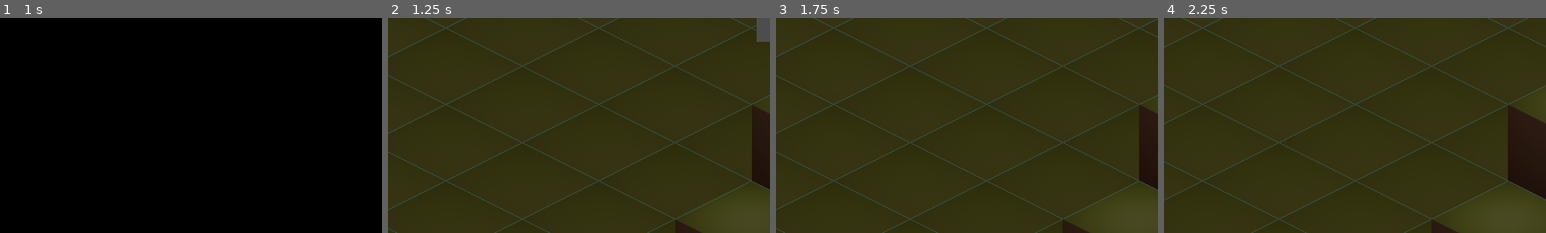
Above: before the commit, frames 1-4 (left to right).
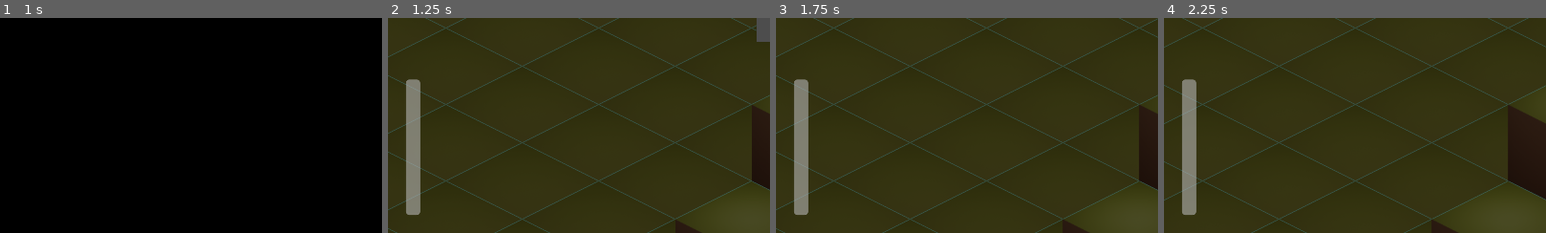
Above: after the commit, the same moments.

Repository: lorentzo/jagoda-jam
Game: Godot game, scene res://Scenes/MainMenu.tscn
Same seed, same stepped clock (60 frames per second), same inputs: the game is played once before the commit and once after it.
Inputs:
- Up to frame 1 (1 s): click "Play" at 0.5 s
- Up to frame 2 (1.25 s): no input
- Up to frame 3 (1.75 s): hold Right (walk-right) from 1.28 s (still down)
- Up to frame 4 (2.25 s): release Right (walk-right) at 2.03 s; hold Down (walk-down) from 2.03 s (still down)
The pictures show only the part of the screen within x 0-50%, y 50-100%; the shares and areas given below are measured in that part.

Frame 1 is identical in both runs. In frame 2, 2.4% of the frame differs, in the area x 4-9%, y 28-92%; in frame 3, 2.4%; in frame 4, 2.4%.

Commit message:
Add freshness to the player

Diff:
--- a/jagoda/Scenes/Game.gd
+++ b/jagoda/Scenes/Game.gd
@@ -18,6 +18,9 @@
 signal day_changed
 
 func _ready():
+	sun_intensity_changed.connect($Player.on_sun_intensity_changed)
+	$Player.player_freshness_changed.connect(self._on_player_freshness_changed)
+
 	for plant in get_tree().get_nodes_in_group("plant"):
 		sun_intensity_changed.connect(plant.on_sun_intensity_changed)
 		day_changed.connect(plant.on_day_changed)
@@ -31,6 +34,9 @@
 	$HUD.hide()
 	$ThemePlayer.stop()
 	self.hide()
+
+func _on_player_freshness_changed(freshness):
+	$HUD/PlayerFreshnessBar.value = freshness
 
 func _input(event):
 	if event.is_action_pressed("pause"):
--- a/jagoda/Scenes/Game.tscn
+++ b/jagoda/Scenes/Game.tscn
@@ -62,3 +62,17 @@
 
 [node name="PauseMenu" parent="HUD" instance=ExtResource("7_v1sht")]
 visible = false
+
+[node name="PlayerFreshnessBar" type="ProgressBar" parent="HUD"]
+anchors_preset = 2
+anchor_top = 1.0
+anchor_bottom = 1.0
+offset_left = 30.0
+offset_top = -257.0
+offset_right = 54.0
+offset_bottom = -30.0
+grow_vertical = 0
+step = 1.0
+value = 50.0
+fill_mode = 3
+show_percentage = false
--- a/jagoda/Scenes/Player.gd
+++ b/jagoda/Scenes/Player.gd
@@ -1,6 +1,15 @@
 extends CharacterBody2D
 
 const WALK_SPEED = 150.0
+const MAX_FRESHNESS_LOST_PER_SECOND = 1.0
+
+signal player_freshness_changed(freshness)
+
+var freshness: float = 100
+var current_sun_intensity = 0
+
+func on_sun_intensity_changed(sun_intensity):
+	self.current_sun_intensity = sun_intensity
 
 func _physics_process(delta):
 	var walk_velocity = Vector2.ZERO
@@ -16,5 +25,8 @@
 		walk_velocity.y = 1
 
 	self.velocity = walk_velocity.normalized() * WALK_SPEED
+	move_and_slide()
 
-	move_and_slide()
+	var freshness_lost_per_second = self.current_sun_intensity * MAX_FRESHNESS_LOST_PER_SECOND
+	self.freshness = max(self.freshness - freshness_lost_per_second * delta, 0)
+	self.player_freshness_changed.emit(self.freshness)
